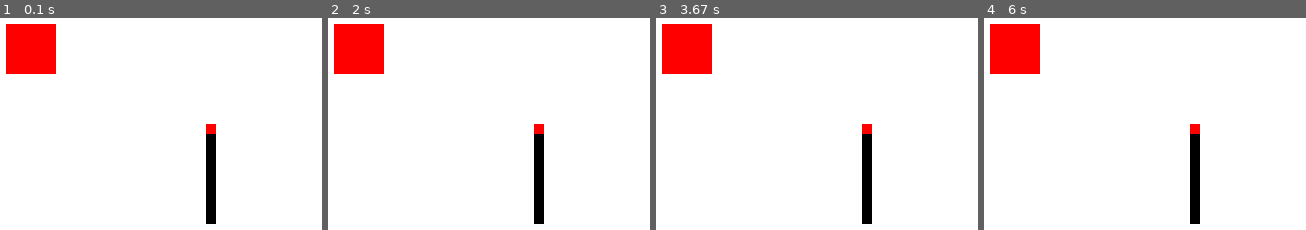
Above: before the commit, frames 1-4 (left to right).
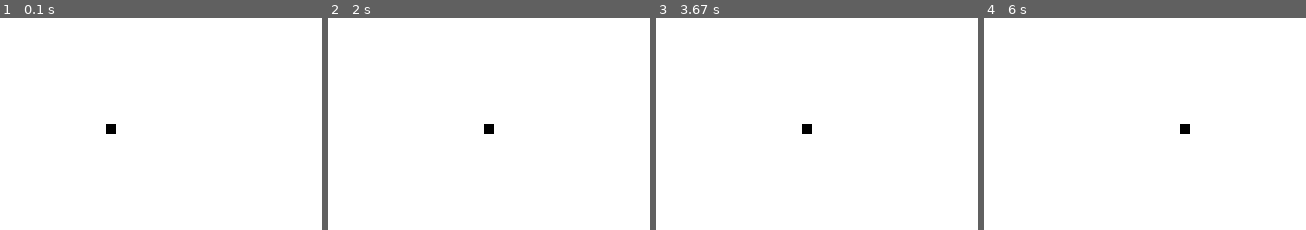
Above: after the commit, the same moments.

Repository: DevonteDC/ICS168_Snake
Game: pygame game, started from Snake-Pygame/snake_v1.py
Two runs of this game, one before a commit and one after it. Both use one fixed random seed, a clock stepped at 60 frames per second and the inputs below.
Inputs:
- Up to frame 1 (0.1 s): no input
- Up to frame 2 (2 s): hold Right 0.33-0.8 s; hold Right 0.83-1.3 s; hold Left 1.33-1.87 s
- Up to frame 3 (3.67 s): hold Right 2.33-2.97 s; hold Left 3-3.47 s; hold Right from 3.5 s (still down)
- Up to frame 4 (6 s): release Right at 3.97 s; hold Right 4-4.47 s; hold Left 4.5-5.03 s; hold Right from 5.5 s (still down)

The runs differ from the first frame. In frame 1, 5.3% of the frame differs, in the area x 1-68%, y 2-98%; in frame 2, 5.3%; in frame 3, 5.3%; in frame 4, 5.3%.

Commit message:
A block that moves left and right

Diff:
--- a/Snake-Pygame/snake_v1.py
+++ b/Snake-Pygame/snake_v1.py
@@ -1,33 +1,54 @@
 import pygame
 
-pygame.init() #initializes pygame
+pygame.init()
+
+##VARIABLES-----------------------
 
 white = (255,255,255)
 black = (0,0,0)
 red = (255,0,0)
 
-gameDisplay = pygame.display.set_mode((800,600)) #creates a surface
-pygame.display.set_caption('Snake 168') #title
-
-# pygame.display.update() updates entire surface or parameter
-# pygame.display.flip() updates entire screen at once
+gameDisplay = pygame.display.set_mode((800,600))
+pygame.display.set_caption('Snake 168')
 
 gameExit = False;
 
+lead_x = 300
+lead_y = 300
+lead_x_change = 0
+lead_y_change = 0
+
+clock = pygame.time.Clock()
+###VARIABLES------------------------
+
+
+
+###GAME LOOP------------------------
 while not gameExit:
     for event in pygame.event.get():
         if event.type == pygame.QUIT:
             gameExit = True
 
-    gameDisplay.fill(white)      #fill background with white
-    pygame.draw.rect(gameDisplay, black,[400,300,10,100]) #creates rectangles
-    pygame.draw.rect(gameDisplay, red,[400,300,10,10])
-    gameDisplay.fill(red,rect=[200,200,50,50])
+        if event.type == pygame.KEYDOWN:
+            if event.key == pygame.K_LEFT:
+                lead_x_change =  -10
+            if event.key == pygame.K_RIGHT:
+                lead_x_change = 10
+
+
+    lead_x += lead_x_change
+
+
+    gameDisplay.fill(white)
+    pygame.draw.rect(gameDisplay, black,[lead_x,lead_y,10,10])
 
 
     pygame.display.update()
-        #print(event) shows all the events that are occuring
+    clock.tick(15)
+
+###GAME LOOP-------------------------
 
 
-pygame.quit() #exits pygame
-quit() #exits python
+
+pygame.quit()
+quit()
